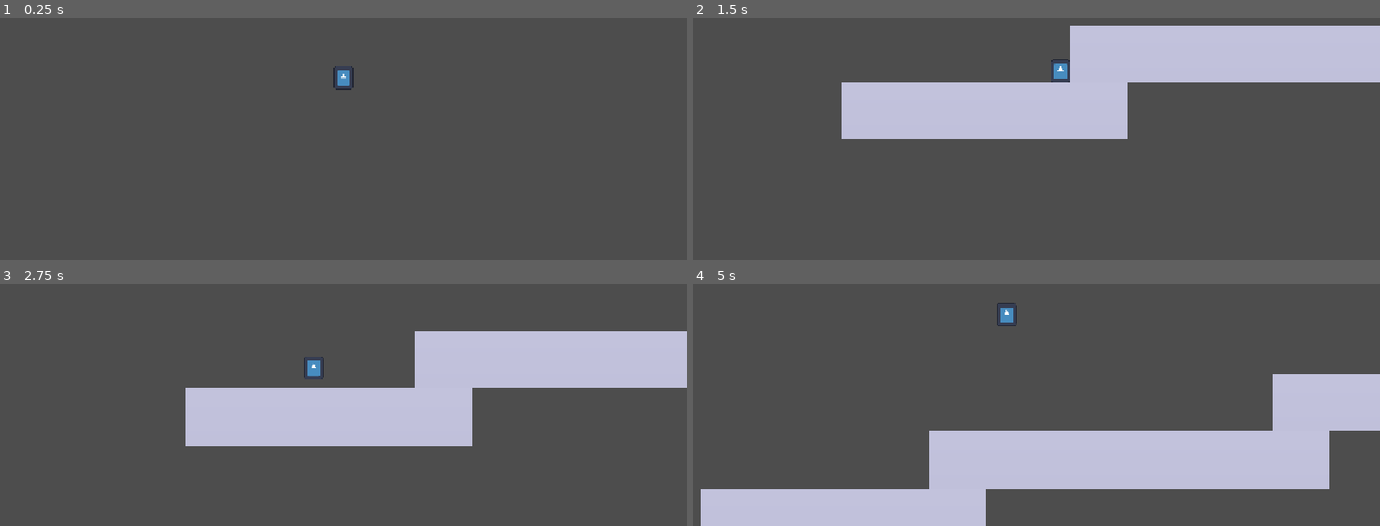
Above: before the commit, frames 1-4 (two rows, left to right).
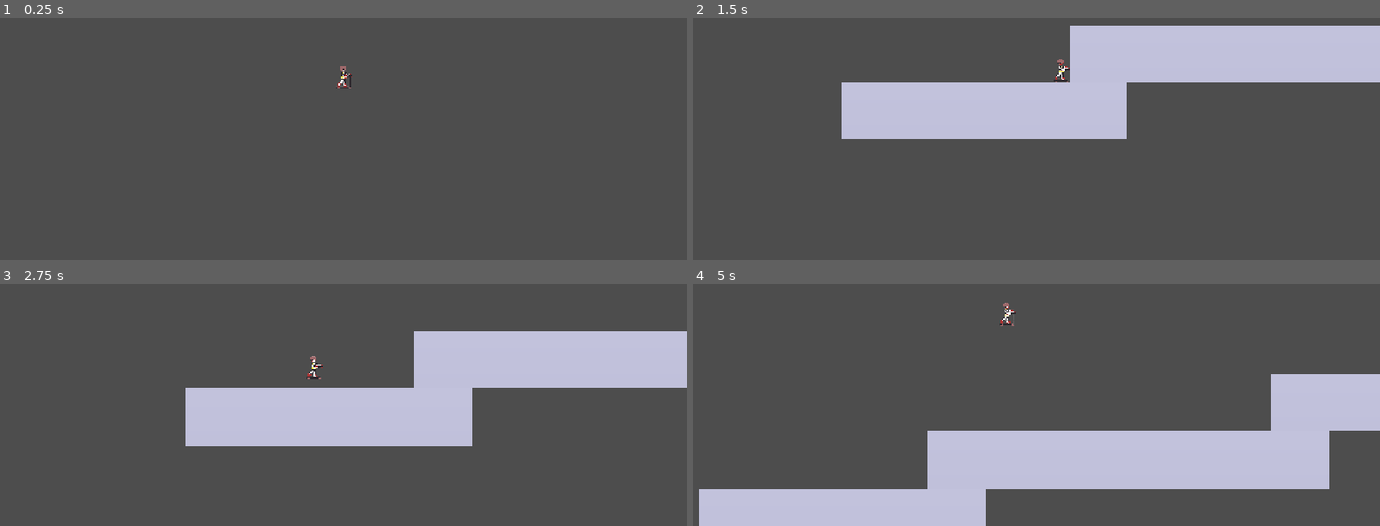
Above: after the commit, the same moments.

Repository: AAA-like-the-batterie/I-m-just-a-little-guy-game
Game: Godot game, scene res://main.tscn
Two runs of this game, one before a commit and one after it. Both use one fixed random seed, a clock stepped at 60 frames per second and the inputs below. The engine's default icon, where the game draws it, is replaced by a stand-in: a white triangle on a blue panel in a dark square.
Inputs (mouse positions are in pixels of both pictures, inside the frame that each line leads up to):
- Up to frame 1 (0.25 s): no input
- Up to frame 2 (1.5 s): tap Enter at 0.5 s; move the mouse to (1187, 47) at 0.52 s; hold D (Right) from 0.53 s (still down); tap Alt at 0.6 s; click (1187, 47) at 0.67 s; tap Space (Jump) at 0.77 s; move the mouse to (899, 85) at 1.27 s; tap Shift at 1.35 s
- Up to frame 3 (2.75 s): tap Space (Jump) at 1.52 s; move the mouse to (outside the picture) at 2.02 s; release D (Right) at 2.03 s; hold Q (Left) from 2.03 s (still down); tap Alt at 2.1 s
- Up to frame 4 (5 s): move the mouse to (1002, 409) at 2.77 s; release Q (Left) at 2.78 s; hold D (Right) 2.78-4.28 s; tap Shift at 2.85, 4.35 s; click (1002, 409) at 2.92 s; tap Space (Jump) at 3.02, 3.77, 4.52 s; move the mouse to (1242, 390) at 3.52 s; tap Alt at 3.6 s; move the mouse to (outside the picture) at 4.27 s; hold Q (Left) from 4.28 s (still down)

The runs differ from the first frame. In frame 1, 0.2% of the frame differs, in the area x 48-52%, y 19-30%; in frame 2, 0.2%; in frame 3, 0.2%; in frame 4, 0.3%, in the area x 0-85%, y 7-100%.

Commit message:
I've change the sprite of the player, a little guy on his trotter ? I don't remeber how to say 'trotinette'

Diff:
--- a/main.tscn
+++ b/main.tscn
@@ -1,11 +1,11 @@
 [gd_scene format=4 uid="uid://bfinhtgav80xx"]
 
 [ext_resource type="Script" uid="uid://cvrwmp36swyey" path="res://character_body_2d.gd" id="1_h2yge"]
-[ext_resource type="Texture2D" uid="uid://joyqhbuf3ujl" path="res://icon.svg" id="1_ig7tw"]
 [ext_resource type="Texture2D" uid="uid://cfmipb3crpmnk" path="res://Temporary.png" id="2_0xm2m"]
+[ext_resource type="Texture2D" uid="uid://krsdau688ld1" path="res://Joueurfinaaaale.png" id="2_h2yge"]
 
 [sub_resource type="RectangleShape2D" id="RectangleShape2D_nx3u1"]
-size = Vector2(32, 39)
+size = Vector2(27, 39)
 
 [sub_resource type="TileSetAtlasSource" id="TileSetAtlasSource_h2yge"]
 texture = ExtResource("2_0xm2m")
@@ -319,18 +319,18 @@
 [node name="CharacterBody2D" type="CharacterBody2D" parent="." unique_id=1314034437]
 script = ExtResource("1_h2yge")
 
-[node name="Sprite2D" type="Sprite2D" parent="CharacterBody2D" unique_id=1504747968]
-position = Vector2(0, 2)
-scale = Vector2(0.24999999, 0.30319148)
-texture = ExtResource("1_ig7tw")
-
 [node name="CollisionShape2D" type="CollisionShape2D" parent="CharacterBody2D" unique_id=548211740]
-position = Vector2(0, 1.5)
+position = Vector2(1.5, 1.5)
 shape = SubResource("RectangleShape2D_nx3u1")
 
 [node name="Camera2D" type="Camera2D" parent="CharacterBody2D" unique_id=894700215]
 position_smoothing_enabled = true
 position_smoothing_speed = 7.0
+
+[node name="Sprite2D" type="Sprite2D" parent="CharacterBody2D" unique_id=1238668209]
+position = Vector2(2.0000134, 1)
+scale = Vector2(0.03125001, 0.031250026)
+texture = ExtResource("2_h2yge")
 
 [node name="TileMapLayer" type="TileMapLayer" parent="." unique_id=605648738]
 scale = Vector2(6, 6)
Binary file added: Joueur.ase
Binary file added: Joueurfinaaaale.png
Not shown, changed: Joueurfinaaaale.png.import
Binary file removed: jame-gam-palette.webp
